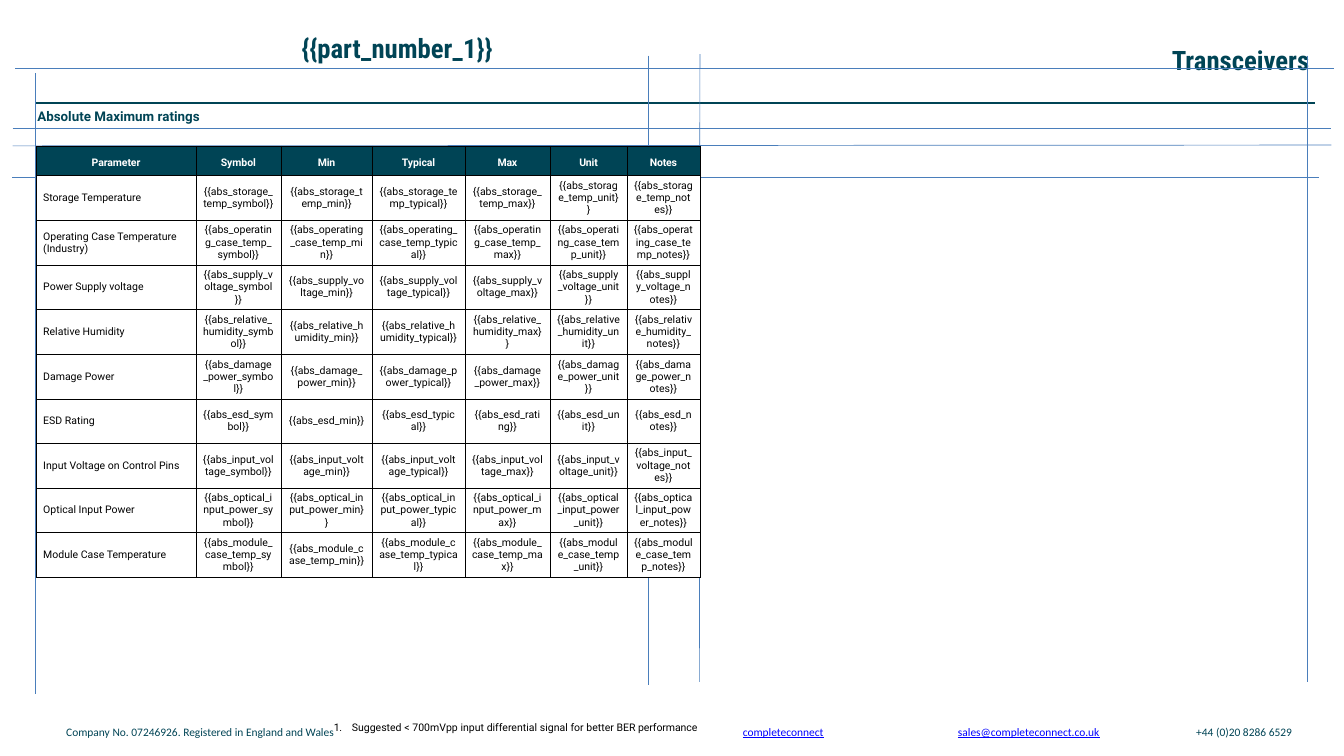
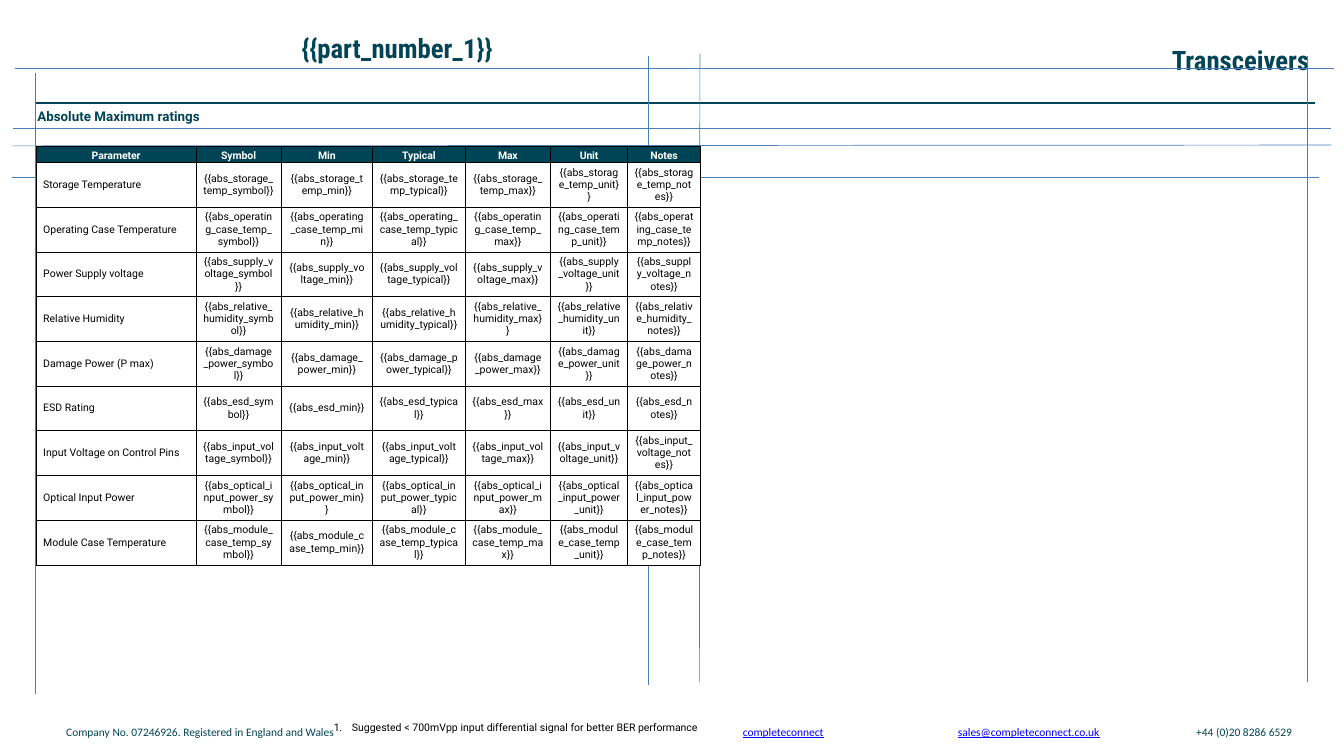
Before and after one commit to Sofiavenizelos/pptx-filler, a slide deck: slide 3 of template.pptx. Drawn at 1344x756 pixels with LibreOffice and Linux fonts; fonts in the diff are those of the drawing; background and template pictures are left out. Boxes give left, top, right and bottom in pixels: in the first picture for what was removed or moved away, otherwise in the second. Text is boxed around its words. In the diff, an @@ line names an element or a change of style, - is before the commit and + after.

```diff
--- a/template.pptx
+++ b/template.pptx
@@ table at [36,146,700,565] @@
-row 3, column 1: Operating Case Temperature (Industry)
+row 3, column 1: Operating Case Temperature
-row 6, column 1: Damage Power
+row 6, column 1: Damage Power (P max)
-row 7, column 5: {{abs_esd_rating}}
+row 7, column 5: {{abs_esd_max}}
```
Also in this commit, not shown: 5 other slides changed.
